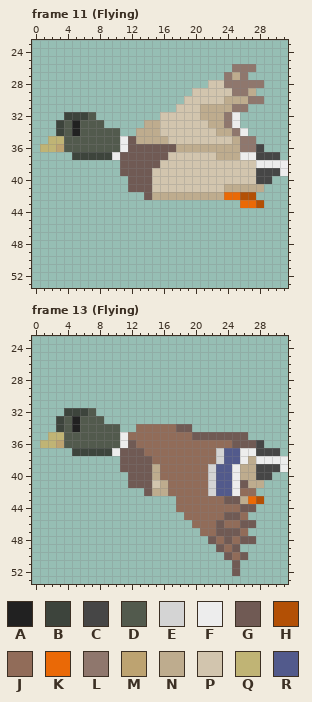
One commit to this pixel-art file: Assets/Graphics/Characters/Birds/Mallard.aseprite. The picture above is the old version.
32x64 pixels, 14 frames. Shown: frame 11 (Flying): x 0..31, y 23..53; frame 13 (Flying): x 0..31, y 23..53. The commit also changed other frames, which this record leaves out.
Visible layers, top first: "Layer 2", "Layer 1".
Palette (. is transparent): A #212121  B #3d443c  C #464646  D #525a4d  E #d4d4d4  F #ededed  G #705a54  H #b35005  J #916c59  K #ea6906  L #8f776d  M #bda371  N #beac8e  P #d2c5ae  Q #c0b475  R #525a8c
Pixels before, frame 11 (Flying), first column x 1:
26 ........................LLL....
27 .......................LNL.....
28 .....................PPLLLLL...
29 ...................PPPPPLLN....
30 ..................PPPPPNNNLL...
31 .................PPPNNNNLL.....
32 ...BBBD........PPPPPNNNLF......
33 ..BDADDD.....NNPPPPPPNNLF......
34 ..BDADDDDD..NNNPPPPPPPNNLF.....
35 .QQDDDDDDDFGNNNNPPPPPPPPNLL....
36 QQMDDDDDDDFGGGGGGNNNNNNNNLLC...
37 ....BBBBBFGGGGGGPPPPPPNNNFFCCC.
38 ..........GGGGGPPPPPPPPPPPPFFFF
39 ..........GGGGPPPPPPPPPPPPPCCCF
40 ...........GGGPPPPPPPPPPPPPCC..
41 ...........GGGPPPPPPPPPNNNNN...
42 .............GNNNNNNNNNKKHH....
43 .........................KKH...
Pixels before, frame 13 (Flying), first column x 1:
32 ...BBBD........................
33 ..BDADDD.......................
34 ..BDADDDDD..JJJJJGG............
35 .QQDDDDDDDFJJJJJJJJGGGGGGG.....
36 QQMDDDDDDDFGJJJJJJJJJJJJGGGC...
37 ....BBBBBFGGGJJJJJJJJJERRFFCCC.
38 ..........GGGGJJJJJJJJERRFNFFFF
39 ..........GGGGNJJJJJJERRFNNCCCF
40 ...........GGGNJJJJJJERRFNNCC..
41 ...........GGGPNJJJJJERRFGNN...
42 .............GNNJJJJJERRFJJ....
43 .................JJJJJJGGNKH...
44 .................JJJJJJJJGG....
45 ..................JJJJJGGJ.....
46 ...................JJJGJJGG....
47 ....................JJGGGJ.....
48 .....................GJGJGG....
49 ......................GJG......
50 .......................GJG.....
51 ........................G......
52 ........................G......
Now the later version:
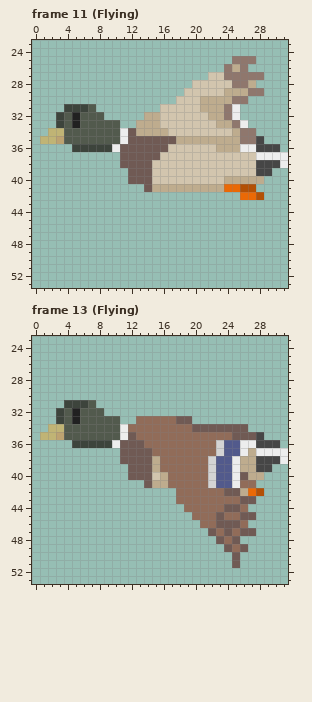
Difference:
Changed rows in their new state; - is an unchanged pixel.
Frame 11 (Flying), layer "Layer 1":
first column x 1:
25 ------------------------LLL----
26 -----------------------LN-.----
27 ---------------------PP-L-LL---
28 -------------------PP--P--N.---
29 ------------------P----NNNLL---
30 -----------------P--NNN-LL..---
31 ---BBBD--------PP------LF.-----
32 --BDAD-D-----NN-----P----------
33 --------DD--N--------P-NLF-----
34 -QQ-D-----FG---N------PPNLL----
35 Q-M---------GGGGGNNNNNNN---C---
36 ....BBBBBFG-----PPPPPP---FF-CC-
37 ----......-----P------PPPPPFFFF
38 --------------P------------CCC-
39 ----------.------------------..
40 -----------------------NNNNN.--
41 -----------..-NNNNNNNNNKKHH.---
42 -------------............KKH---
43 -------------------------...---
Frame 13 (Flying), layer "Layer 1":
first column x 1:
31 ---BBBD------------------------
32 --BDAD-D-----------------------
33 --------DD--JJJJJGG------------
34 -QQ-D-----FJ-----JJGGGGGGG-----
35 Q-M--------G-------JJJJJ--GC---
36 ....BBBBBFG-G---------ERRFF-CC-
37 ----......---G------------NFFFF
38 --------------N------ER-FN-CCC-
39 ----------.------------------..
40 --------------PN---------G-N.--
41 -----------..-N----------JJ.---
42 -------------....----JJGGNKH---
43 -----------------------JJGG.---
44 -----------------.-----GGJ.----
45 ------------------.---GJJGG----
46 -------------------.---GGJ.----
47 --------------------.GJ-JGG----
48 ---------------------.GJG..----
49 ----------------------.GJG-----
50 -----------------------.G.-----
52 ------------------------.------
Changed places in both pictures, as pixel boxes (x1, y1, x2, y2):
changed: (40, 56, 288, 208)
changed: (40, 400, 288, 576)
